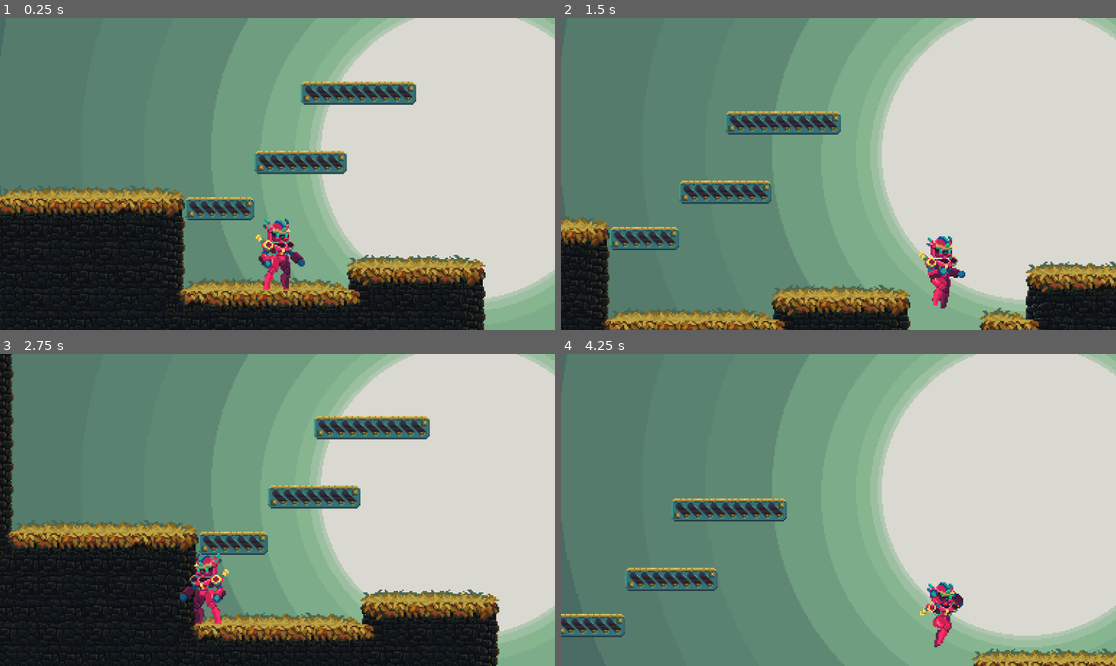
Above: before the commit, frames 1-4 (two rows, left to right).
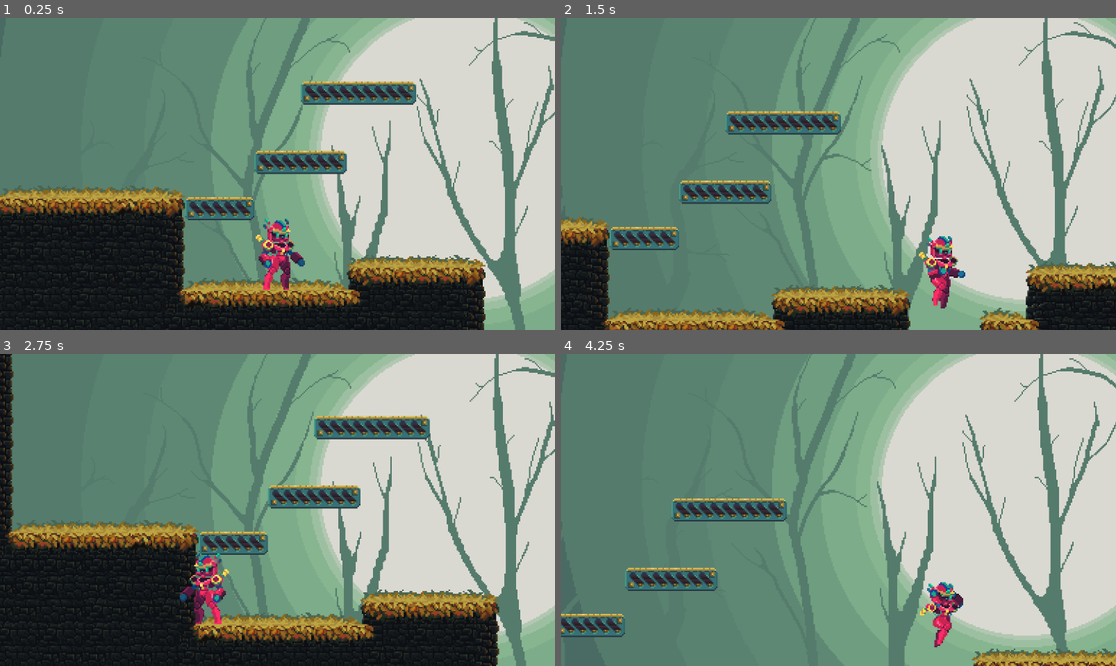
Above: after the commit, the same moments.

Repository: ogabor82/littleAdventurerAndie2D
Game: Godot game, scene res://Game/Main.tscn
Two runs of this game, one before a commit and one after it. Both use one fixed random seed, a clock stepped at 60 frames per second and the inputs below.
Inputs:
- Up to frame 1 (0.25 s): no input
- Up to frame 2 (1.5 s): hold D (Right) from 0.53 s (still down); tap W (Jump) at 0.77 s
- Up to frame 3 (2.75 s): tap W (Jump) at 1.52 s; release D (Right) at 2.03 s; hold A (Left) from 2.03 s (still down)
- Up to frame 4 (4.25 s): release A (Left) at 2.78 s; hold D (Right) from 2.78 s (still down); tap W (Jump) at 3.02, 3.77 s

The runs differ from the first frame. In frame 1, 6.6% of the frame differs, in the area x 38-100%, y 0-100%; in frame 2, 6.5%; in frame 3, 6.6%; in frame 4, 7.5%, in the area x 40-100%, y 0-100%.

Commit message:
Update Main.tscn to increase load steps and add a new parallax layer with an additional background texture, enhancing the visual depth and aesthetic of the game environment.

Diff:
--- a/Game/Main.tscn
+++ b/Game/Main.tscn
@@ -1,10 +1,11 @@
-[gd_scene load_steps=10 format=3 uid="uid://pq43qt7ibol6"]
+[gd_scene load_steps=11 format=3 uid="uid://pq43qt7ibol6"]
 
 [ext_resource type="Texture2D" uid="uid://d0b73wh41e7fq" path="res://Asset/Tilemap/Tilemap_ProjectLittleAdventurerAndie2D.png" id="1_ri28b"]
 [ext_resource type="PackedScene" uid="uid://o7njptk0gyx0" path="res://Game/scenes/player.tscn" id="2_p634m"]
 [ext_resource type="AudioStream" uid="uid://sfhiqo8rpc5b" path="res://Asset/Sound/music/bgmusic.ogg" id="3_f7jd8"]
 [ext_resource type="Script" path="res://Game/scripts/PlayerResetArea.gd" id="4_ule6c"]
 [ext_resource type="Texture2D" uid="uid://c5crf2n3al1us" path="res://Asset/Background/05_ProjectLittleAdventurerAndie2D.png" id="5_b6e3p"]
+[ext_resource type="Texture2D" uid="uid://d3thd20kjsxru" path="res://Asset/Background/04_ProjectLittleAdventurerAndie2D.png" id="6_xru74"]
 
 [sub_resource type="PhysicsMaterial" id="PhysicsMaterial_sm7l7"]
 friction = 0.0
@@ -642,4 +643,12 @@
 texture = ExtResource("5_b6e3p")
 centered = false
 
+[node name="ParallaxLayer2" type="ParallaxLayer" parent="ParallaxBackground"]
+motion_scale = Vector2(0.08, 0)
+motion_mirroring = Vector2(960, 0)
+
+[node name="04ProjectLittleAdventurerAndie2d" type="Sprite2D" parent="ParallaxBackground/ParallaxLayer2"]
+texture = ExtResource("6_xru74")
+centered = false
+
 [connection signal="body_entered" from="Area2D_PlayerResetArea" to="Area2D_PlayerResetArea" method="_on_body_entered"]
